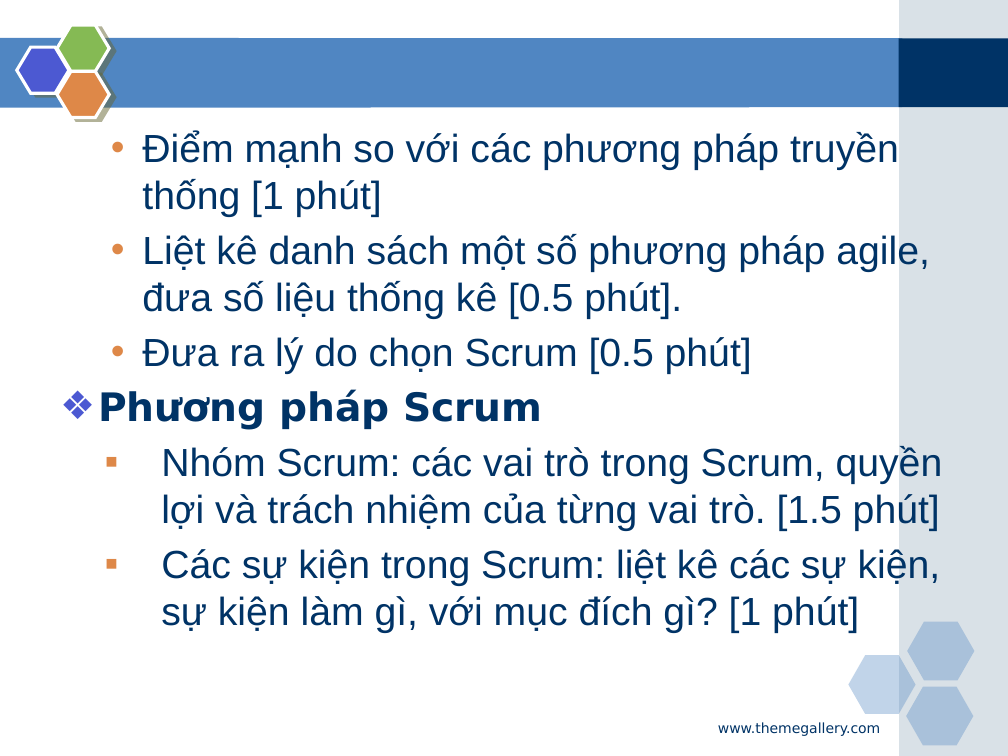
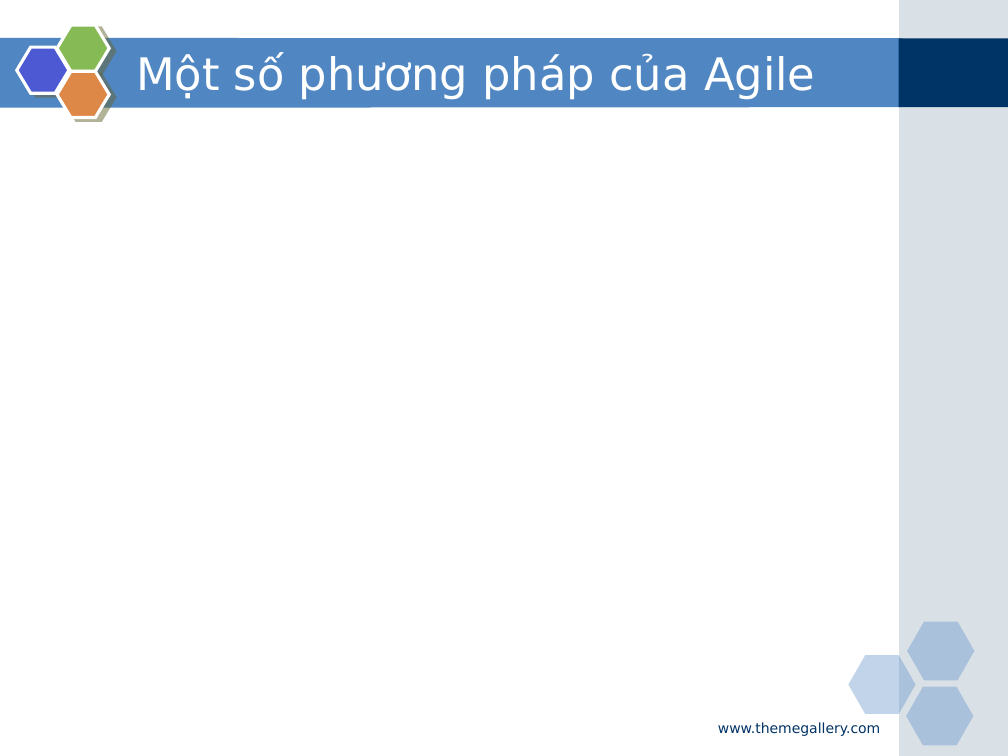
Before and after one commit to phamduong/graduation-project-agile-tool, a slide deck: slide 6 of Báo cáo/Slide bao cao.pptx (slide 4 before the commit). Drawn at 1008x756 pixels with LibreOffice and Linux fonts; fonts in the diff are those of the drawing. Boxes give left, top, right and bottom in pixels: in the first picture for what was removed or moved away, otherwise in the second. Text is boxed around its words. In the diff, an @@ line names an element or a change of style, - is before the commit and + after.

```diff
--- a/Báo cáo/Slide bao cao.pptx
+++ b/Báo cáo/Slide bao cao.pptx
@@ title added at box(136, 54, 815, 100), 32 pt, text #FFFFFF @@
+Một số phương pháp của Agile
@@ text removed at box(98, 131, 943, 633) @@
-  • Điểm mạnh so với các phương pháp truyền thống [1 phút]
-  • Liệt kê danh sách một số phương pháp agile, đưa số liệu thống kê [0.5 phút].
-  • Đưa ra lý do chọn Scrum [0.5 phút]
-❖ Phương pháp Scrum
-  ▪ Nhóm Scrum: các vai trò trong Scrum, quyền lợi và trách nhiệm của từng vai trò. [1.5 phút]
-  ▪ Các sự kiện trong Scrum: liệt kê các sự kiện, sự kiện làm gì, với mục đích gì? [1 phút]
```
Also in this commit, not shown: 3 other slides changed, 8 slides added, 2 slides removed, 9 other files.
